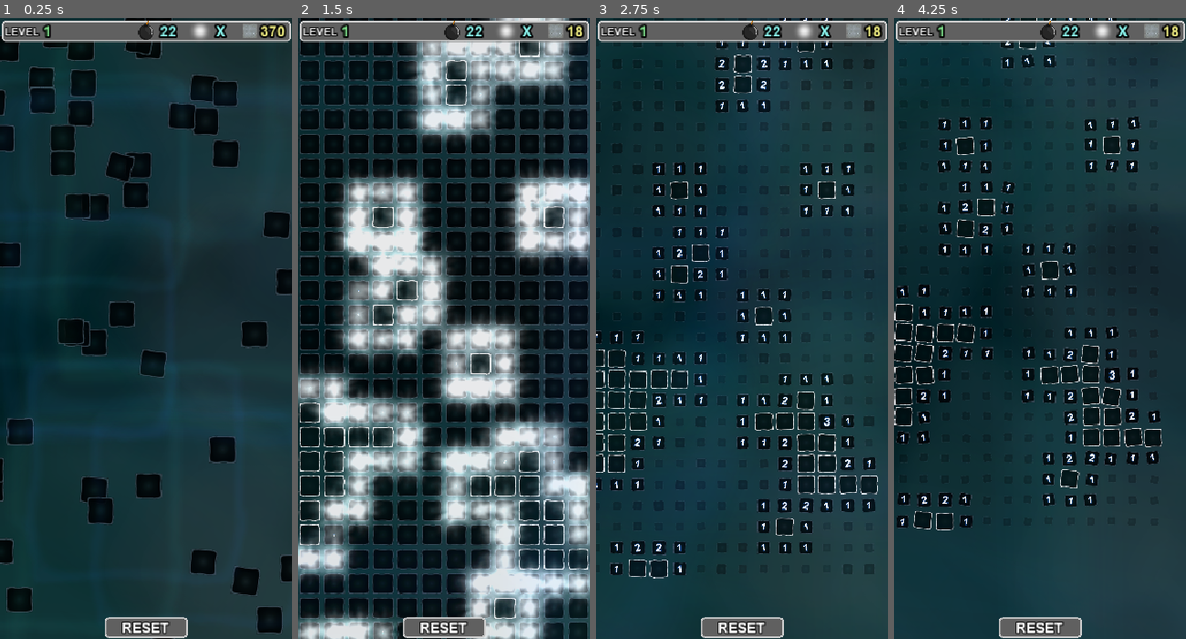
Above: before the commit, frames 1-4 (left to right).
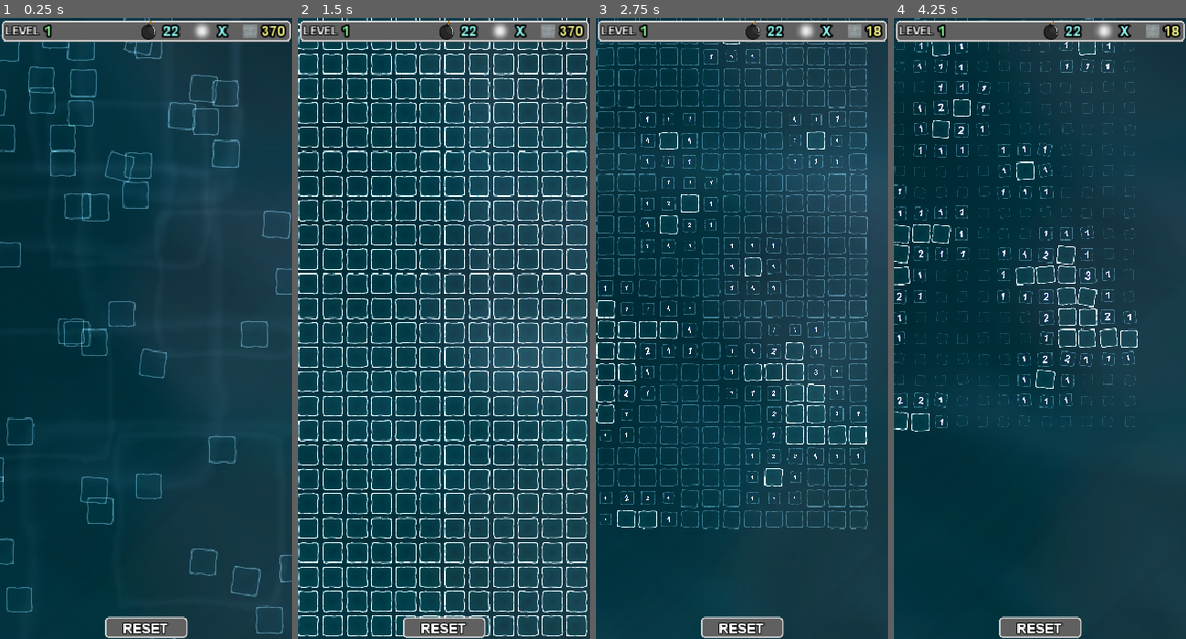
Above: after the commit, the same moments.

Repository: cloudziq/Mini_Sapper
Game: Godot game, scene res://scenes/SYS.tscn
The game is run twice, just before and just after one commit, with the same random seed, the same clock (stepped at 60 frames per second) and the same inputs.
Inputs (mouse positions are in pixels of both pictures, inside the frame that each line leads up to):
- Up to frame 1 (0.25 s): no input
- Up to frame 2 (1.5 s): move the mouse to (508, 297) at 0.52 s; hold Mouse wheel up (zoom+) 0.53-1.25 s; click (508, 297) at 0.67 s; drag from (385, 359) to (309, 24) at 1.27 s
- Up to frame 3 (2.75 s): move the mouse to (771, 191) at 2.02 s; hold Mouse wheel up (zoom+) from 2.03 s (still down); click (771, 191) at 2.17 s
- Up to frame 4 (4.25 s): release Mouse wheel up (zoom+) at 2.75 s; drag from (1025, 452) to (914, 42) at 2.77 s; move the mouse to (1127, 421) at 3.52 s; hold Mouse wheel up (zoom+) from 3.53 s (still down); click (1127, 421) at 3.67 s

The runs differ from the first frame. In frame 1, 18% of the frame differs, in the area x 0-100%, y 0-100%; in frame 2, 86%; in frame 3, 28%; in frame 4, 20%.

Commit message:
new input system BG neon details

Diff:
--- a/scenes/BG.tscn
+++ b/scenes/BG.tscn
@@ -3,7 +3,7 @@
 [ext_resource path="res://scripts/BG.gd" type="Script" id=1]
 [ext_resource path="res://assets/graphics/level_bg/BG.png" type="Texture" id=2]
 [ext_resource path="res://assets/godot_res/scrolling.gdshader" type="Shader" id=3]
-[ext_resource path="res://assets/graphics/level_bg/OLD/BG_1.png" type="Texture" id=4]
+[ext_resource path="res://assets/graphics/particles/marker.png" type="Texture" id=4]
 
 [sub_resource type="ShaderMaterial" id=6]
 shader = ExtResource( 3 )
@@ -11,7 +11,8 @@
 shader_param/y_scroll = 80.0
 
 [sub_resource type="CanvasItemMaterial" id=7]
-blend_mode = 2
+blend_mode = 1
+light_mode = 1
 
 [sub_resource type="CanvasItemMaterial" id=8]
 blend_mode = 2
@@ -28,8 +29,20 @@
 [node name="BG_static" type="CanvasLayer" parent="."]
 layer = -1
 
+[node name="Light2D" type="Light2D" parent="BG_static"]
+position = Vector2( 260, 64 )
+texture = ExtResource( 4 )
+texture_scale = 12.0
+color = Color( 0.145098, 0.12549, 0.141176, 1 )
+energy = 12.0
+mode = 1
+range_height = 12.0
+range_layer_min = -1
+range_layer_max = -1
+
 [node name="BG_main" type="Sprite" parent="BG_static"]
-modulate = Color( 0.768627, 0.827451, 1, 0.490196 )
+modulate = Color( 0.541176, 0.596078, 0.768627, 0.886275 )
+light_mask = 0
 material = SubResource( 6 )
 position = Vector2( 160, 340 )
 rotation = 0.785398
@@ -37,20 +50,18 @@
 texture = ExtResource( 2 )
 
 [node name="BG2_mix" type="Sprite" parent="BG_static"]
-modulate = Color( 0.701961, 0.709804, 0.686275, 0.478431 )
+self_modulate = Color( 0.396078, 0.611765, 0.678431, 0.0470588 )
 material = SubResource( 7 )
 position = Vector2( 160, 340 )
-rotation = 0.785398
-scale = Vector2( 6, 6 )
-texture = ExtResource( 4 )
+scale = Vector2( 0.6, 0.9 )
 
 [node name="BG3_detail" type="Sprite" parent="BG_static"]
-modulate = Color( 0.862745, 0.0980392, 0.0980392, 0.345098 )
+modulate = Color( 0.862745, 0.0980392, 0.0980392, 0.4 )
+light_mask = 0
 material = SubResource( 8 )
 position = Vector2( 158, 342 )
 rotation = 0.785398
 scale = Vector2( 6.2, 6.2 )
-texture = ExtResource( 4 )
 
 [node name="BG_object" type="CanvasLayer" parent="."]
 follow_viewport_enable = true
--- a/scenes/BG/BG_object.tscn
+++ b/scenes/BG/BG_object.tscn
@@ -1,4 +1,7 @@
-[gd_scene load_steps=4 format=2]
+[gd_scene load_steps=6 format=2]
+
+[ext_resource path="res://assets/graphics/bomb/bomb.png" type="Texture" id=1]
+[ext_resource path="res://assets/graphics/bomb/bomb_n.png" type="Texture" id=2]
 
 [sub_resource type="PhysicsMaterial" id=6]
 friction = 0.0
@@ -8,8 +11,7 @@
 radius = 36.0
 
 [sub_resource type="CanvasItemMaterial" id=8]
-blend_mode = 4
-light_mode = 1
+blend_mode = 1
 
 [node name="RigidBody2D" type="RigidBody2D" groups=["BG_object"]]
 collision_mask = 5
@@ -24,8 +26,9 @@
 shape = SubResource( 7 )
 
 [node name="Sprite" type="Sprite" parent="CollisionShape2D"]
-modulate = Color( 0.0235294, 0.0509804, 0.054902, 0.0313726 )
-light_mask = 0
+self_modulate = Color( 0.0627451, 0.0705882, 0.0862745, 0.392157 )
 material = SubResource( 8 )
-position = Vector2( 1.66893e-06, 1.43051e-06 )
+position = Vector2( 5, 2.5 )
 scale = Vector2( 4, 4 )
+texture = ExtResource( 1 )
+normal_map = ExtResource( 2 )
--- a/scenes/LEVEL.tscn
+++ b/scenes/LEVEL.tscn
@@ -20,8 +20,7 @@
 [node name="ZoomCam" type="Camera2D" parent="."]
 position = Vector2( 160, 340 )
 current = true
-smoothing_enabled = true
-smoothing_speed = 4.0
+smoothing_speed = 6.0
 editor_draw_limits = true
 editor_draw_drag_margin = true
 script = ExtResource( 7 )
@@ -35,3 +34,4 @@
 stream = ExtResource( 8 )
 volume_db = -22.0
 pitch_scale = 0.84
+mix_target = 2
--- a/scenes/SYS.tscn
+++ b/scenes/SYS.tscn
@@ -7,6 +7,7 @@
 [node name="Sys" type="Node2D"]
 script = ExtResource( 2 )
 _LEVEL = ExtResource( 1 )
+rec = true
 
 [node name="AudioStreamPlayer" type="AudioStreamPlayer" parent="."]
 stream = ExtResource( 3 )
--- a/scenes/tile.tscn
+++ b/scenes/tile.tscn
@@ -5,6 +5,7 @@
 [ext_resource path="res://scenes/tile_particles.tscn" type="PackedScene" id=3]
 
 [sub_resource type="CanvasItemMaterial" id=2]
+blend_mode = 1
 light_mode = 1
 
 [sub_resource type="RectangleShape2D" id=1]
@@ -20,7 +21,7 @@
 material = SubResource( 2 )
 
 [node name="CollisionShape2D" type="CollisionShape2D" parent="."]
-scale = Vector2( 4, 4 )
+scale = Vector2( 3.2, 3.2 )
 shape = SubResource( 1 )
 
 [node name="TileMain" type="AudioStreamPlayer" parent="."]
--- a/scenes/tile_label.tscn
+++ b/scenes/tile_label.tscn
@@ -21,6 +21,7 @@
 script = ExtResource( 2 )
 
 [node name="Label" type="Label" parent="."]
+light_mask = 0
 margin_left = 26.0
 margin_top = 2.0
 margin_right = 73.0
--- a/scripts/BG.gd
+++ b/scripts/BG.gd
@@ -1,8 +1,9 @@
 extends Node2D
 
 
-onready var _ball      = preload("res://scenes/BG/BG_object.tscn")
-onready var BG_amount  = $"../../".BG_amount
+onready var _ball        = preload("res://scenes/BG/BG_object.tscn")
+onready var BALL_amount  = $"../../".BALL_amount
+onready var BG_amount    = $"../../".BG_amount
 
 
 
@@ -10,28 +11,32 @@
 
 
 func _ready():
-	var path ; var num : String ; var node ; var scale ; var val
+	var path  ;  var num : String
+	var node  ;  var scale  ;  var val
 	var scale_mult  := 4
+
 	randomize()
+	spawn_ball()
 
-	# BG's init:
-	spawn_ball()
-	path   = "res://assets/graphics/level_bg/OLD/BG_"
+	# BG_1 texture is set in Inspector Tab with custom shader
 
 	node   = $BG_static/BG2_mix
-	num    = str(floor(rand_range(1, BG_amount)))
+	num    = str(floor(rand_range(1, BALL_amount)))
 	scale  = node.scale
 	val    = rand_range(scale.x, scale.y * scale_mult)
 
-	node.texture  = load(path+num+".png")
-	node.scale    = Vector2(val, val)
+	path   = "res://assets/graphics/level_bg/BG/BG_"
+	node.texture     = load(path+num+".png")
+	node.normal_map  = load(path+num+"_n.png")
+	node.scale       = Vector2(val, val)
 
 
-	node  = $BG_static/BG3_detail
-	num   = str(floor(rand_range(1, BG_amount)))
+	node   = $BG_static/BG3_detail
+	num    = str(floor(rand_range(1, BG_amount)))
 	scale  = node.scale
 	val    = rand_range(scale.x, scale.x * scale_mult)
 
+	path   = "res://assets/graphics/level_bg/OLD/BG_"
 	node.texture = load(path+num+".png")
 	node.scale    = Vector2(val, val)
 
@@ -42,7 +47,7 @@
 
 func _process(dt: float):
 	$BG_static/BG_main.rotate   ( .024 * dt)
-	$BG_static/BG2_mix.rotate   (-.016 * dt)
+#	$BG_static/BG2_mix.rotate   (-.016 * dt)
 	$BG_static/BG3_detail.rotate(-.018 * dt)
 
 
@@ -68,31 +73,57 @@
 
 func spawn_ball():
 	yield(get_tree().create_timer(.2), "timeout")
-	var offset = 32
+	var offset := 32
+	var sprite : Node2D
 
+	# spawnuje kratki:
 	for i in 10:
 		var x    := rand_range(offset, G.window.x - offset) - G.window.x/2
 		var y    := rand_range(offset, G.window.y - offset) - G.window.y/2
-		var BALL  = _ball.instance()
+		var BALL :  Node2D = _ball.instance()
+		sprite    = BALL.get_node("CollisionShape2D/Sprite")
 
-		BALL.position           = Vector2(x, y)
-		BALL.linear_velocity.x  = rand_range(  -4, 4)
-		BALL.linear_velocity.y  = rand_range(  -8, 8)
-		BALL.angular_velocity   = rand_range( -.12, .12)
-		BALL.get_node("CollisionShape2D/Sprite").texture = $"../".TILE.get_node("Sprite").texture
-		var r = rand_range(.2, .3)
-		var g = rand_range(.3, .8)
-		var b = rand_range(.4,  1)
+		BALL.position                = Vector2(x, y)
+		BALL.linear_velocity.x       = rand_range(  -4,   4)
+		BALL.linear_velocity.y       = rand_range(  -8,   8)
+		BALL.angular_velocity        = rand_range(-.12, .12)
+		sprite.texture  = $"../".TILE.get_node("Sprite").texture
+#		var r = rand_range(.2, .3)
+#		var g = rand_range(.3, .8)
+#		var b = rand_range(.4,  1)
 
-		var s = rand_range(4.4, 8.6)
+		var s = rand_range(2.6, 8.2)
 
-		BALL.modulate = Color(r,g,b, .80)
-#			var node = ball.get_node("CollisionShape2D/Sprite")
-#			ball.get_node("CollisionShape2D")       .scale = Vector2(.02, .02)
-		BALL.get_node("CollisionShape2D/Sprite").scale = Vector2(s, s)
+#		sprite.modulate = Color(r,g,b, .025)
+#		var node = ball.get_node("CollisionShape2D/Sprite")
+#		ball.get_node("CollisionShape2D")       .scale = Vector2(.02, .02)
+		sprite.scale    = Vector2(s, s)
+#		sprite.z_index  = -1
+		$BG_object/Holder.add_child(BALL)
+#		print("object added at: " + str(Vector2(x, y)))
 
-		$BG_object/Holder.add_child(BALL)
-#			print("object added at: " + str(Vector2(x, y)))
+
+#	# add additional normal maps to BG2
+#	for i in 2:
+#		var BALL :  Node2D  = _ball.instance()
+#		sprite              = BALL.get_node("CollisionShape2D/Sprite")
+#
+#		$BG_static/BG2_mix.add_child(BALL)
+##		yield(get_tree().create_timer(.02), "timeout")
+##		sprite.material.blend_mode  = BLEND_MODE_ADD
+#
+##		BALL.position         = G.window * .5
+#		sprite.scale         *= 1.1
+#		sprite.self_modulate *= Color(1,1,1, 1)
+#
+#		var num          = floor(rand_range(1, BALL_amount))
+##		var sprite_path  = "res://assets/graphics/level_bg/BG/BG_" + str(num) + ".png"
+#		var normal_path  = "res://assets/graphics/level_bg/BG/BG_" + str(num) + "_n.png"
+##		print(normal_path)
+##		sprite.texture     = load(sprite_path)
+##		sprite.texture     = null
+#		$BG_static/BG2_mix.normal_map  = load(normal_path)
+##		sprite.z_index     = 1
 
 
 
@@ -100,8 +131,7 @@
 
 
 func parr(zoom : float):
-#	if zoom > 1:
-		var tween  = get_tree().create_tween().set_ease(Tween.EASE_OUT)
-		var i  := 22 * zoom
-		tween.tween_property($BG_object, "follow_viewport_scale", i*zoom*.22, .4)
-		tween.tween_property($BG_object/Holder, "scale", Vector2(i, i*1.4), .8)
+	var tween  = get_tree().create_tween().set_ease(Tween.EASE_OUT)
+	var i  := 22 * zoom
+	tween.tween_property($BG_object, "follow_viewport_scale", i*zoom*.22, .4)
+	tween.tween_property($BG_object/Holder, "scale", Vector2(i, i*1.4), .8)
--- a/scripts/Camera.gd
+++ b/scripts/Camera.gd
@@ -7,11 +7,12 @@
 
 
 var target_zoom          := Vector2.ZERO
+var drag_start_position  := Vector2.ZERO
+var drag_vector          := Vector2.ZERO
+var cam_limit_coords     := Vector2.ZERO
+var new_pos              := position
 var is_dragging          := false
-var drag_start_position  := Vector2.ZERO
-
-#var cam_min_coord        := Vector2.ZERO
-var cam_max_coord        := Vector2.ZERO
+var camera_is_moving     := false
 
 
 
@@ -19,10 +20,11 @@
 
 
 func _ready():
+	var i  = G.SETTINGS.zoom_level
+
 	yield(get_tree().create_timer(.004), "timeout")
-	cam_max_coord  = ($"../".board_size * $"../".tile_size) / 2.225
-	var i          = G.SETTINGS.zoom_level
-	target_zoom    = Vector2(i, i)
+	cam_limit_coords  = ($"../".board_size * $"../".tile_size) / 2.225
+	target_zoom       = Vector2(i, i)
 
 #	set_process(true)
 
@@ -39,10 +41,21 @@
 		zoom         = lerp(zoom, target_zoom, zoom_step * 20 * delta)
 
 	#drag limits
-	var cam_pos  = position
-	cam_pos.x    = clamp(cam_pos.x, -cam_max_coord.x+G.window.x/2, cam_max_coord.x+G.window.x/2)
-	cam_pos.y    = clamp(cam_pos.y, -cam_max_coord.y+G.window.y/2, cam_max_coord.y+G.window.y/2)
-	position     = cam_pos
+#	new_pos  = position + drag_vector
+	var x1       = -cam_limit_coords.x + G.window.x/2
+	var x2       = cam_limit_coords.x + G.window.x/2
+	var y1       = -cam_limit_coords.y + G.window.y/2
+	var y2       = cam_limit_coords.y + G.window.y/2
+
+	new_pos.x    = clamp(new_pos.x, x1, x2)
+	new_pos.y    = clamp(new_pos.y, y1, y2)
+
+	if position.snapped(Vector2(4,4)) != new_pos.snapped(Vector2(4,4)):
+		position   = position.linear_interpolate(new_pos, 8 * delta)
+#		print("position:" +str(position)+ "    new_pos:" +str(new_pos))
+	else:
+		camera_is_moving  = false
+#		print("false")
 
 
 
@@ -58,22 +71,24 @@
 
 		G.SETTINGS.zoom_level  = target_zoom.x
 
-	#dragging
-	if event is InputEventMouseButton:
-		if event.button_index == BUTTON_LEFT:
-			if event.pressed:
-				is_dragging          = true
-				drag_start_position  = event.position
-			else:
-				is_dragging = false
-	elif event is InputEventMouseMotion:
-		if is_dragging:
-			var drag_end_position = event.position
-			var drag_vector = drag_end_position - drag_start_position
-			drag_vector *= -1
-			drag_vector /= zoom.x * 16
-			global_position += drag_vector
-#			print(position)  #prints cam position
+	#cam dragging
+	if event is InputEventScreenTouch:
+		if event.is_pressed():
+			is_dragging          = true
+			drag_start_position  = event.position
+		else:
+			is_dragging          = false
+	elif event is InputEventMouseMotion and is_dragging:
+		var drag_end_position = event.position
+		drag_vector    = (drag_end_position - drag_start_position) * -1
+		drag_vector   /= zoom.x * 4
+		new_pos        = position + drag_vector
+		var drag_dist  = drag_vector.x + drag_vector.y
 
-	#sent zoom info
+		if drag_dist > 4 or drag_dist < -4:
+			camera_is_moving  = true
+#			print("true")
+		drag_vector       = Vector2.ZERO
+
+	#send zoom info to BG parallax effect:
 	get_parent().get_node("BG").parr(target_zoom.x)
--- a/scripts/SYS.gd
+++ b/scripts/SYS.gd
@@ -5,11 +5,14 @@
 export var rec           : bool
 
 var tile_size_in_pixels  := 32
+
+# should be later affected by performance setting?:
 var board_max_tiles_w    := 60
 var board_max_tiles_h    := 60
 
 
-onready var BG_amount     = findBackgroundImages()
+onready var BG_amount     = findBackgroundImages("res://assets/graphics/level_bg/OLD")
+onready var BALL_amount   = findBackgroundImages("res://assets/graphics/level_bg/BG")
 
 
 
@@ -140,11 +143,11 @@
 
 
 
-func findBackgroundImages():
+func findBackgroundImages(path : String):
 	var num       :=  0
 
 	var dir       := Directory.new()
-	var path       = "res://assets/graphics/level_bg/OLD"
+#	var path       = "res://assets/graphics/level_bg/OLD"
 
 	if dir.open(path) == OK:
 		var _nic  = dir.list_dir_begin()
--- a/scripts/level_main.gd
+++ b/scripts/level_main.gd
@@ -16,7 +16,7 @@
 var tile_coord         :  Vector2
 var hold_touch_time    := 0.0
 var allow_board_input  := false
-var player_dead        := false
+var player_fail        := false
 
 
 # board_data contents:
@@ -48,9 +48,9 @@
 
 
 
-func _process(_delta):
-	if OS.get_system_time_msecs() >= hold_touch_time and hold_touch_time != 0:
-		hold_touch_time  = 0
+#func _process(_delta):
+#	if OS.get_system_time_msecs() >= hold_touch_time and hold_touch_time != 0:
+#		hold_touch_time  = 0
 
 
 
@@ -58,34 +58,42 @@
 
 
 func _input(event):
-	var tile_is_valid  := true
 	var pos            := get_global_mouse_position()
 
-	if allow_board_input:
-		#check if tile is valid:
+	if allow_board_input and event is InputEventScreenTouch:
 		if event.is_pressed():
+#			print("pressed")
 			var x  = ceil((pos.x - (G.window.x - (board_size.x * tile_size)) / 2) / tile_size)
 			var y  = ceil((pos.y - (G.window.y - (board_size.y * tile_size)) / 2) / tile_size)
 
-			if not (x == clamp(x, 1, board_size.x) and y == clamp(y, 1, board_size.y)):
-				tile_is_valid = false
-			else:
+			if x == clamp(x, 1, board_size.x) and y == clamp(y, 1, board_size.y):
 				tile_coord = Vector2(x, y)
 
+			hold_touch_time    = OS.get_system_time_msecs()
+
+		elif not event.is_pressed() and not $ZoomCam.camera_is_moving:
+#			print("released")
+			hold_touch_time    = 0
 			if not TOUCH:
-				TOUCH              = _touch.instance()
-				TOUCH.position     = pos
+				TOUCH           = _touch.instance()
+				TOUCH.position  = pos
 				add_child(TOUCH)
-				yield(get_tree().create_timer(0.12), "timeout")
+				yield(get_tree().create_timer(.1), "timeout")
 				TOUCH.queue_free()
 				TOUCH  = null
 
 
-		if tile_is_valid and event is InputEventScreenTouch:
-			if event.is_pressed():
-				hold_touch_time    = OS.get_system_time_msecs() + 444
-			elif not event.is_pressed() and hold_touch_time != 0:
-				hold_touch_time    = 0
+
+
+
+
+func camera_is_moving():
+	var i  = $ZoomCam.drag_vector.x + $ZoomCam.drag_vector.y
+	if i < -2 or i > 2:
+		return true
+	else:
+		return false
+#	print($ZoomCam.drag_vector.x + $ZoomCam.drag_vector.y)
 
 
 
@@ -96,7 +104,6 @@
 	if allow_board_input:
 		var tile_stat = board_data[tile_coord.x-1][tile_coord.y-1][1]
 
-		#### CHECK TILE
 		if tile_stat == 0:
 			$TileReveal.play()
 			tile_reveal(tile_coord, [])
@@ -112,11 +119,13 @@
 
 
 func game_over():
+	var tile_rot  : float
+
 	for x in board_size.x:
 		for y in board_size.y:
 			if board_data[x][y][1] == 1:
-				var tile_rotation = board_data[x][y][0][0].rotation
-				board_data[x][y][0][2].reveal_bomb(tile_rotation)
+				tile_rot  = board_data[x][y][0][0].rotation
+				board_data[x][y][0][2].reveal_bomb(tile_rot)
 
 
 
Binary file added: assets/graphics/level_bg/BG/BG_1.png
Not shown, added: assets/graphics/level_bg/BG/BG_1.png.import
Binary file added: assets/graphics/level_bg/BG/BG_10.png
Not shown, added: assets/graphics/level_bg/BG/BG_10.png.import
Binary file added: assets/graphics/level_bg/BG/BG_10_n.png
Not shown, added: assets/graphics/level_bg/BG/BG_10_n.png.import
Binary file added: assets/graphics/level_bg/BG/BG_1_n.png
Not shown, added: assets/graphics/level_bg/BG/BG_1_n.png.import
Binary file added: assets/graphics/level_bg/BG/BG_2.png
Not shown, added: assets/graphics/level_bg/BG/BG_2.png.import
Binary file added: assets/graphics/level_bg/BG/BG_2_n.png
Not shown, added: assets/graphics/level_bg/BG/BG_2_n.png.import
(and 28 more such lines)
